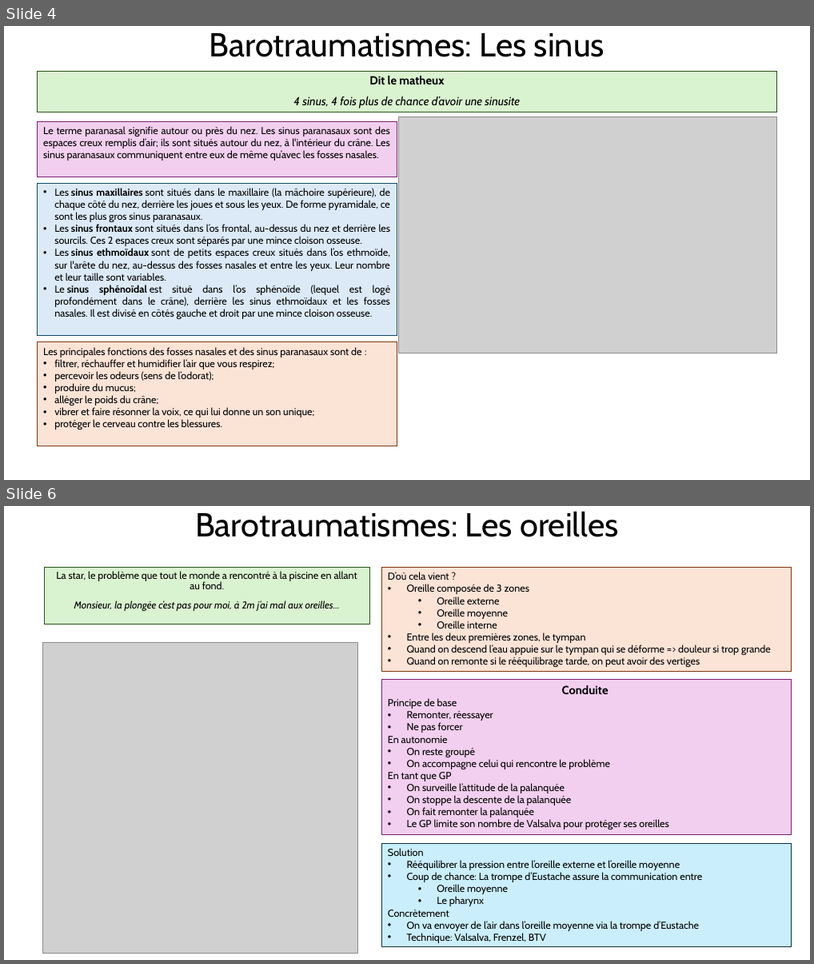
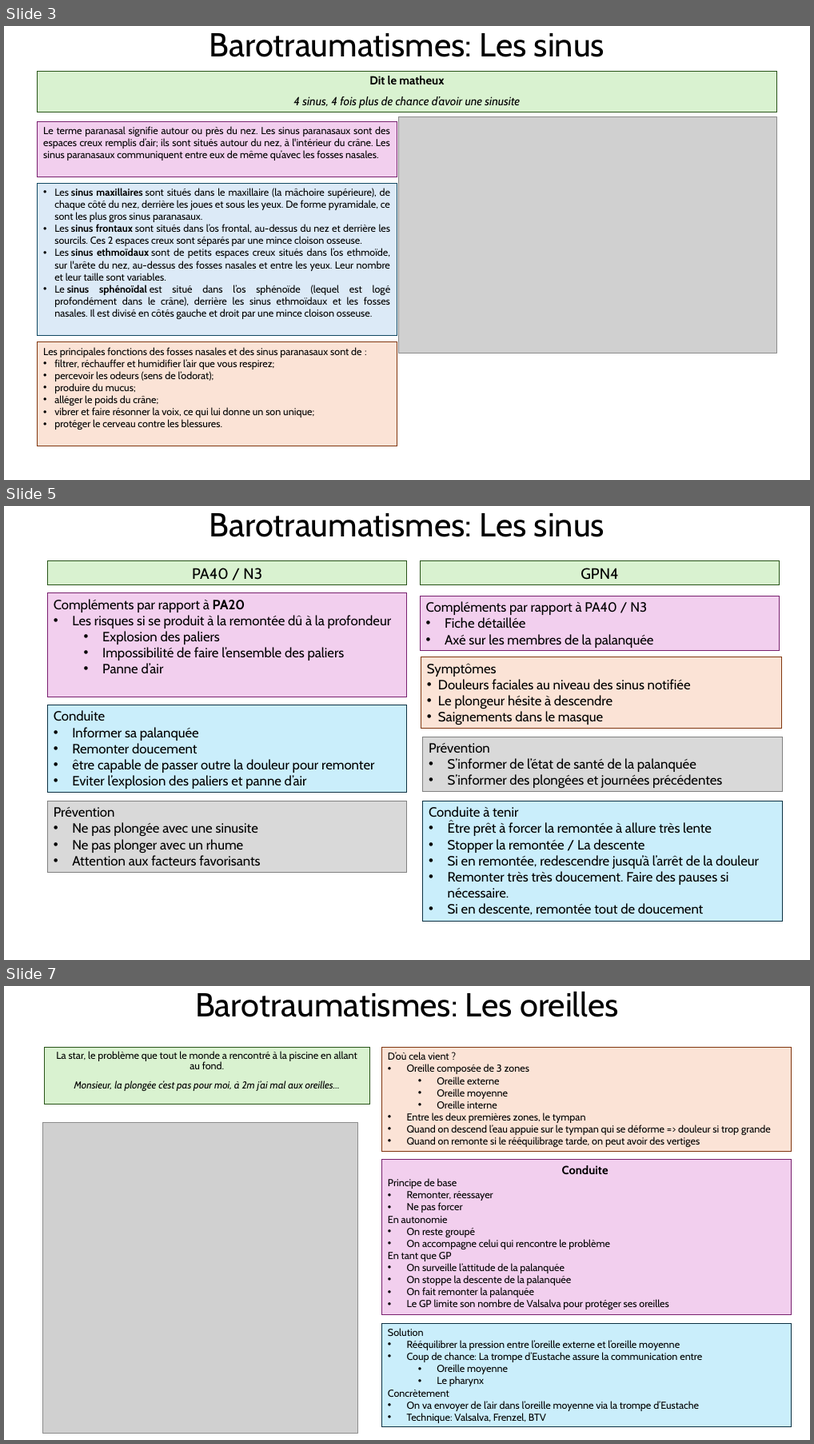
Before and after one commit to ArtigueOlivier/mf1, a slide deck: ppt/barotrauma.pptx. Shown one above the other, each under a label of ours: slides 4 and 6 before the commit, slides 3, 5 and 7 after it; the slides between them are not shown. The pictures are 814x964 and 814x1444 pixels, drawn with LibreOffice and Linux fonts; fonts in the diff are those of the drawing; grey boxes stand for pictures. Boxes give left, top, right and bottom in pixels: in the first picture for what was removed or moved away, otherwise in the second. Text is boxed around its words. In the diff, an @@ line names an element or a change of style, - is before the commit and + after.

```diff
--- a/ppt/barotrauma.pptx
+++ b/ppt/barotrauma.pptx
@@ slide 5 added at (x1=4, y1=506, x2=810, y2=960), background #FFFFFF @@
@@ title added at (x1=210, y1=513, x2=605, y2=537), 39.6 pt, text #000000 @@
+Barotraumatismes: Les sinus
@@ rectangle added at (x1=47, y1=561, x2=407, y2=585), fill #D9F2D0, outline #275417 0.75 pt, 18 pt, text #000000 @@
+PA40 / N3
@@ rectangle added at (x1=420, y1=561, x2=780, y2=585), fill #D9F2D0, outline #275417 0.75 pt, 18 pt, text #000000 @@
+GPN4
@@ rectangle added at (x1=47, y1=593, x2=407, y2=697), fill #F2CFEE, outline #78206E 0.75 pt, 16 pt, text #000000 @@
+Compléments par rapport à PA20
+• Les risques si se produit à la remontée dû à la profondeur
+  • Explosion des paliers
+  • Impossibilité de faire l’ensemble des paliers
+  • Panne d’air
@@ rectangle added at (x1=420, y1=596, x2=780, y2=651), fill #F2CFEE, outline #78206E 0.75 pt, 16 pt, text #000000 @@
+Compléments par rapport à PA40 / N3
+• Fiche détaillée
+• Axé sur les membres de la palanquée
@@ rectangle added at (x1=422, y1=656, x2=782, y2=728), fill #FBE3D6, outline #80350E 0.75 pt, 16 pt, text #000000 @@
+Symptômes
+• Douleurs faciales au niveau des sinus notifiée
+• Le plongeur hésite à descendre
+• Saignements dans le masque
@@ rectangle added at (x1=47, y1=705, x2=407, y2=792), fill #CAEEFB, outline #0B3041 0.75 pt, 16 pt, text #000000 @@
+Conduite
+• Informer sa palanquée
+• Remonter doucement
+• être capable de passer outre la douleur pour remonter
+• Eviter l’explosion des paliers et panne d’air
@@ rectangle added at (x1=423, y1=736, x2=783, y2=792), fill #D9D9D9, outline #808080 0.75 pt, 16 pt, text #000000 @@
+Prévention
+• S’informer de l’état de santé de la palanquée
+• S’informer des plongées et journées précédentes
@@ rectangle added at (x1=47, y1=800, x2=407, y2=872), fill #D9D9D9, outline #808080 0.75 pt, 16 pt, text #000000 @@
+Prévention
+• Ne pas plongée avec une sinusite
+• Ne pas plonger avec un rhume
+• Attention aux facteurs favorisants
@@ rectangle added at (x1=423, y1=800, x2=783, y2=921), fill #CAEEFB, outline #0B3041 0.75 pt, 16 pt, text #000000 @@
+Conduite à tenir
+• Être prêt à forcer la remontée à allure très lente
+• Stopper la remontée / La descente
+• Si en remontée, redescendre jusqu’à l’arrêt de la douleur
+• Remonter très très doucement. Faire des pauses si nécessaire.
+• Si en descente, remontée tout de doucement
@@ what was slide 4 is now slide 3 @@
@@ what was slide 6 is now slide 7 @@
```
Also in this commit, not shown: 2 slides changed, 1 other slide added, 1 slide removed, 4 other files.
